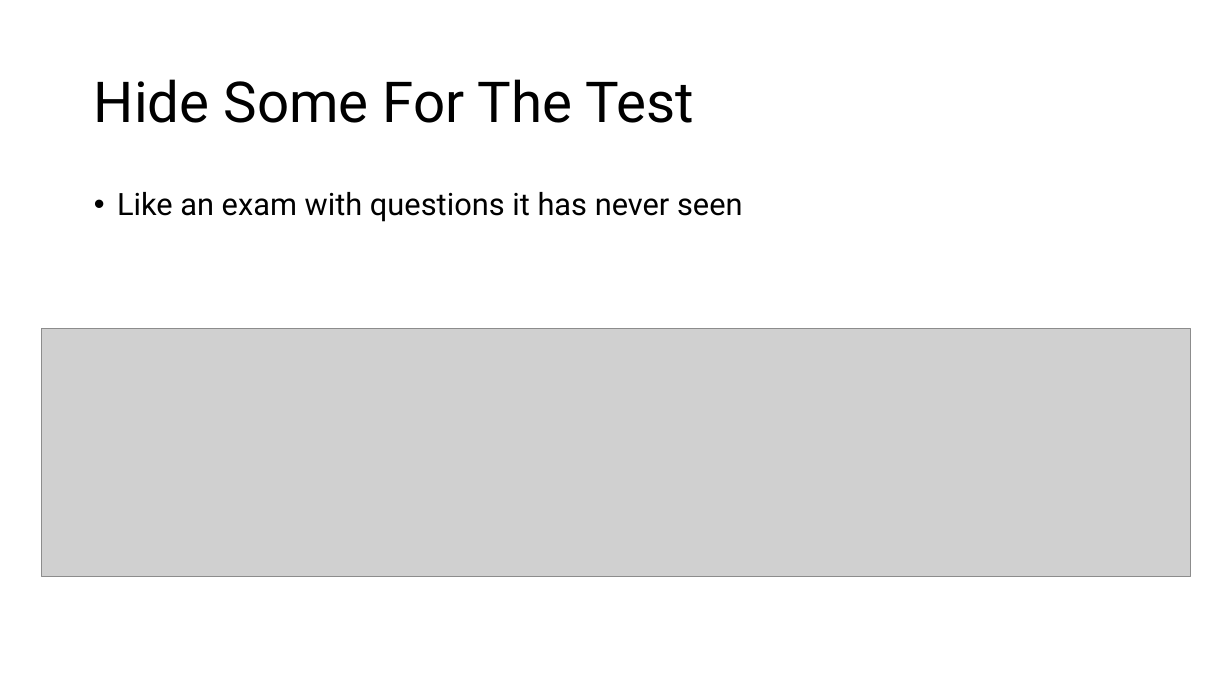
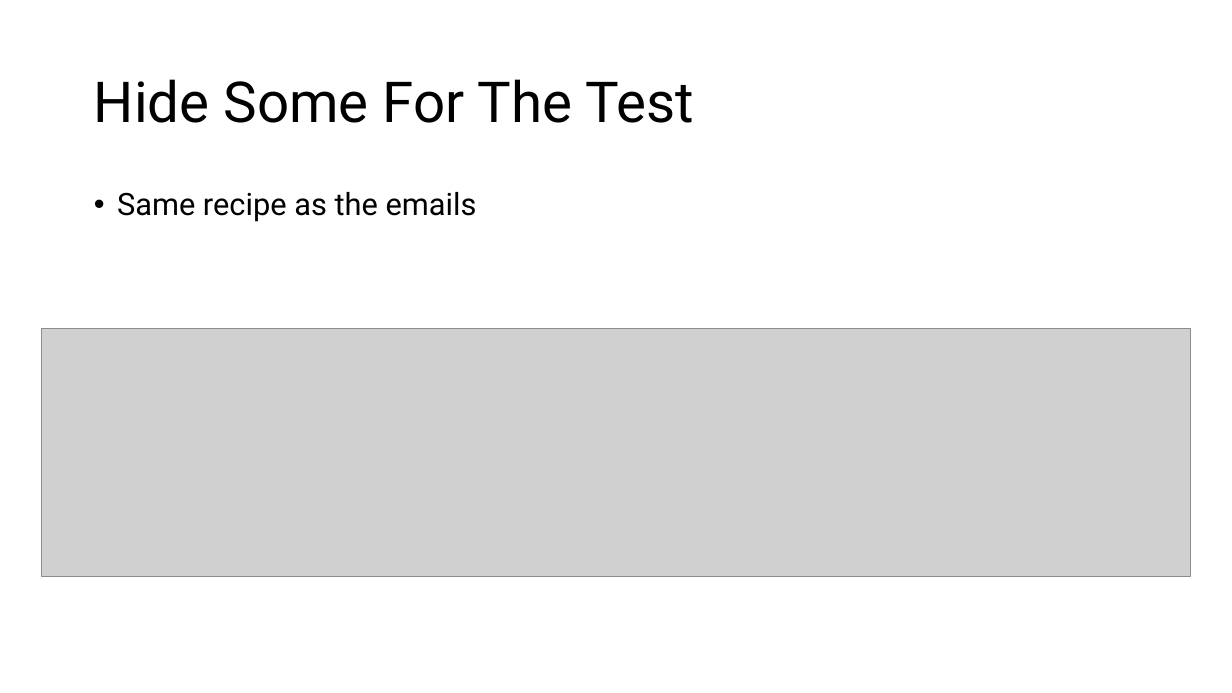
Before and after one commit to IslamTayeb/tzu-vs-taylor, a slide deck: slide 16 of slides/tzu_vs_taylor_lecture.pptx (slide 9 before the commit). Drawn at 1232x693 pixels with LibreOffice and Linux fonts; fonts in the diff are those of the drawing; grey boxes stand for pictures. Boxes give left, top, right and bottom in pixels: in the first picture for what was removed or moved away, otherwise in the second. Text is boxed around its words. In the diff, an @@ line names an element or a change of style, - is before the commit and + after.

```diff
--- a/slides/tzu_vs_taylor_lecture.pptx
+++ b/slides/tzu_vs_taylor_lecture.pptx
@@ text at box(117, 192, 477, 222): text changed @@
-• Like an exam with questions it has never seen
+• Same recipe as the emails
```
Also in this commit, not shown: 6 other slides changed, 7 slides added, 27 other files.
